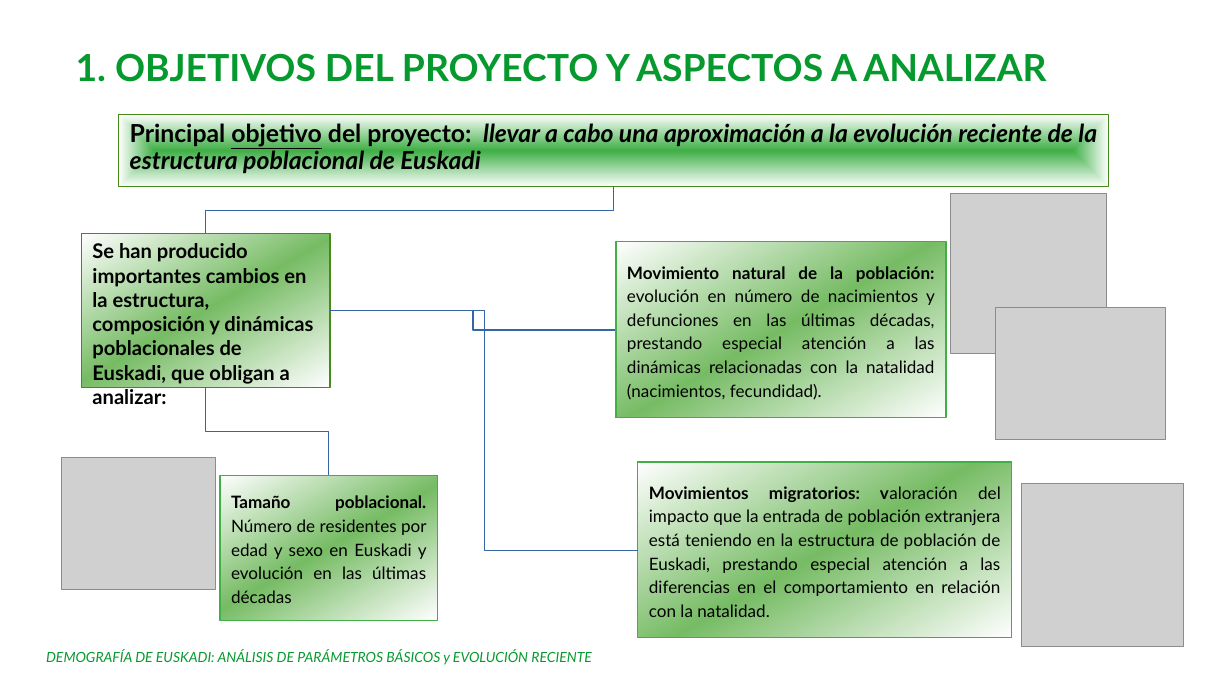
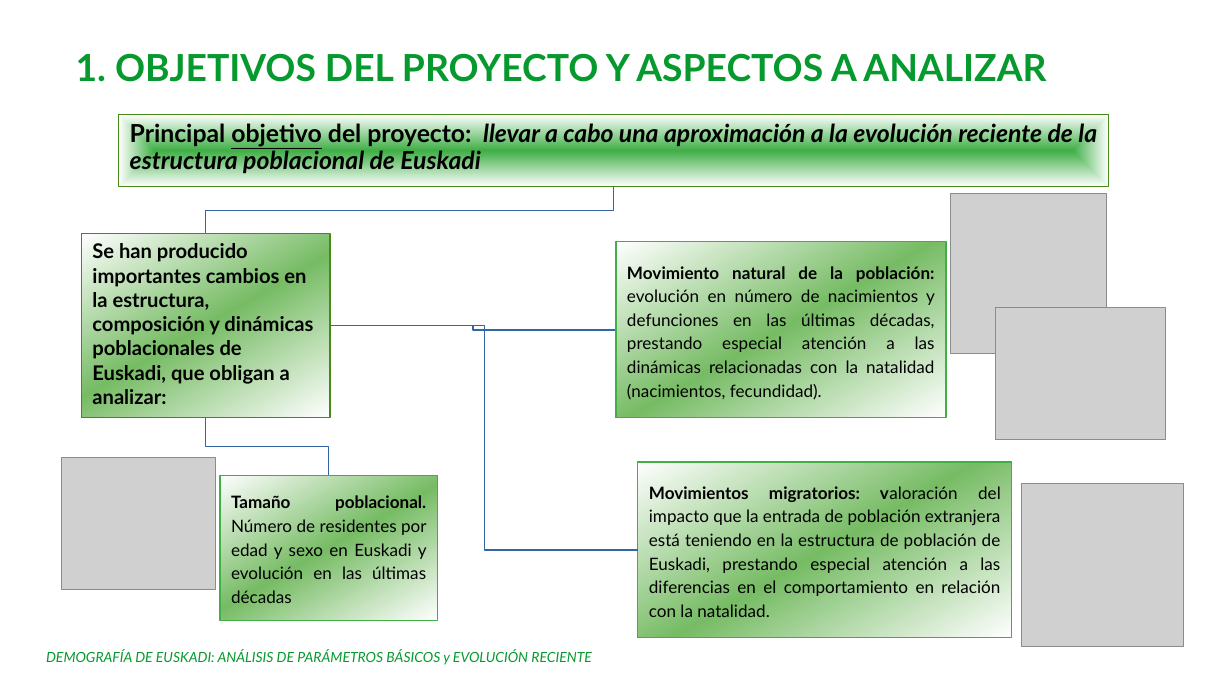
Before and after one commit to Leire2026/EDA, a slide deck: slide 2 of Presentacion_EDA.ppt. Drawn at 1232x693 pixels with LibreOffice and Linux fonts; fonts in the diff are those of the drawing; grey boxes stand for pictures; background and template pictures are left out. Boxes give left, top, right and bottom in pixels: in the first picture for what was removed or moved away, otherwise in the second. Text is boxed around its words. In the diff, an @@ line names an element or a change of style, - is before the commit and + after.

```diff
--- a/Presentacion_EDA.ppt
+++ b/Presentacion_EDA.ppt
@@ rectangle "Se han producido importantes cambios ...": place and size @@
-rectangle "Se han producido importantes cambios ..." at [82,234,330,388]
+rectangle "Se han producido importantes cambios ..." at [82,234,330,418]
@@ elbow line moved from (638, 550) - (330, 311) to (638, 550) - (330, 325) @@
@@ elbow line moved from (330, 311) - (616, 330) to (330, 325) - (616, 330) @@
@@ elbow line moved from (329, 475) - (206, 388) to (329, 475) - (206, 418) @@
```
Also in this commit, not shown: 2 other slides changed.
